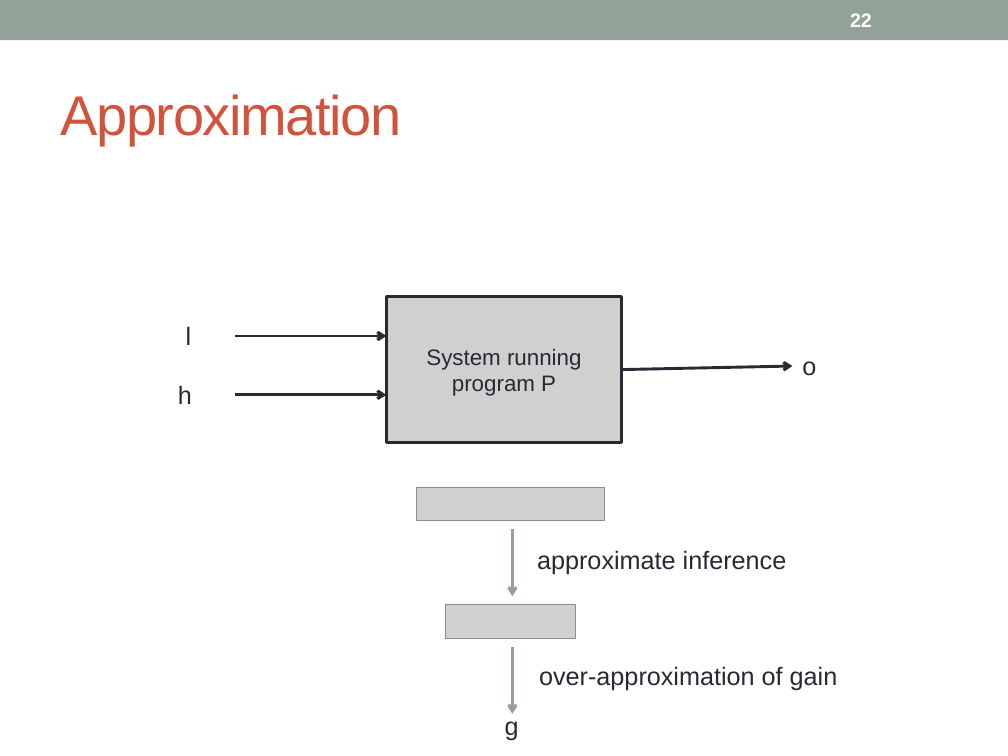
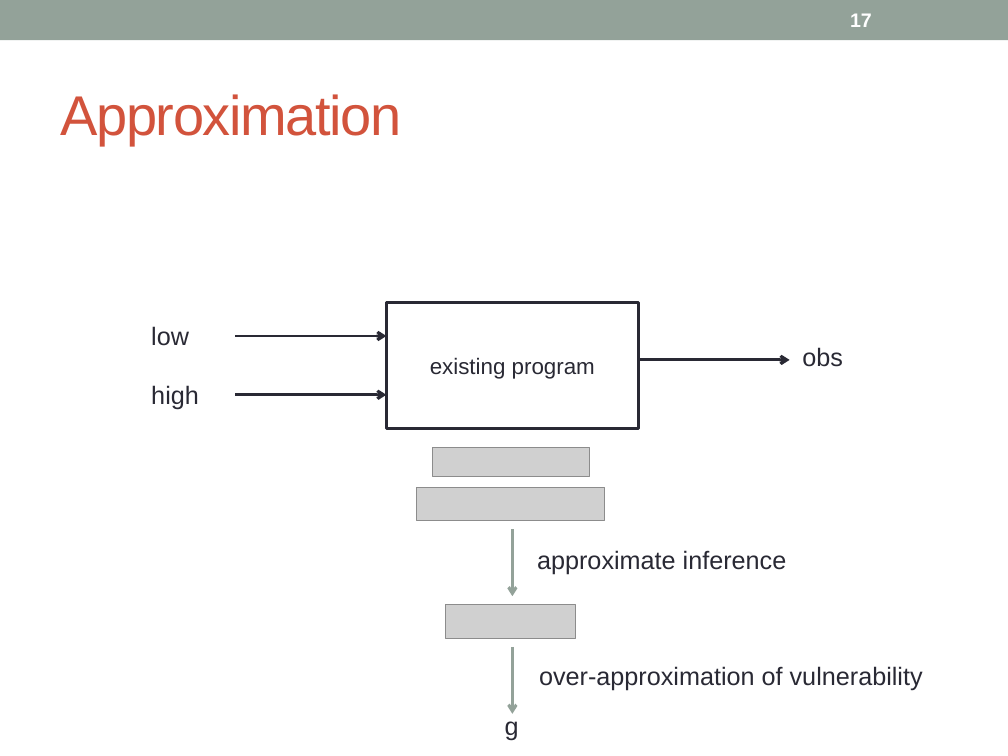
Before and after one commit to piotrm0/piotrm0.github.io, a slide deck: slide 17 of docs/mardziel15hcss.pres.pptx (slide 22 before the commit). Drawn at 1008x756 pixels with LibreOffice and Linux fonts; fonts in the diff are those of the drawing; grey boxes stand for pictures. Boxes give left, top, right and bottom in pixels: in the first picture for what was removed or moved away, otherwise in the second. Text is boxed around its words. In the diff, an @@ line names an element or a change of style, - is before the commit and + after.

```diff
--- a/docs/mardziel15hcss.pres.pptx
+++ b/docs/mardziel15hcss.pres.pptx
@@ page number at <box>850,13,872,27</box>: text changed @@
-22
+17
@@ picture removed at <box>386,296,621,443</box> @@
@@ text added at <box>151,326,189,346</box>, 18 pt, text #292934 @@
+low
@@ text removed at <box>186,326,192,345</box> @@
-l
@@ rectangle "existing program": place and size @@
-rectangle "existing program" at <box>386,296,621,443</box>
+rectangle "existing program" at <box>386,302,638,428</box>
@@ rectangle "existing program" at <box>386,302,638,428</box>: fill none to #FFFFFF @@
@@ text in rectangle at <box>430,357,595,379</box>: text changed @@
-System running program P
+existing program
@@ text added at <box>802,347,843,367</box>, 18 pt, text #292934 @@
+obs
@@ text added at <box>151,385,199,410</box>, 18 pt, text #292934 @@
+high
@@ text removed at <box>178,385,192,404</box> @@
-h
@@ arrow moved from (622, 370) - (792, 366) to (638, 360) - (789, 360) @@
@@ text removed at <box>802,361,816,376</box> @@
-o
@@ picture added at <box>432,448,590,477</box> @@
@@ text at <box>539,666,923,691</box>: text changed @@
-over-approximation of gain
+over-approximation of vulnerability
```
Also in this commit, not shown: 39 other slides changed, 2 slides added, 6 slides removed, 34 other files.
